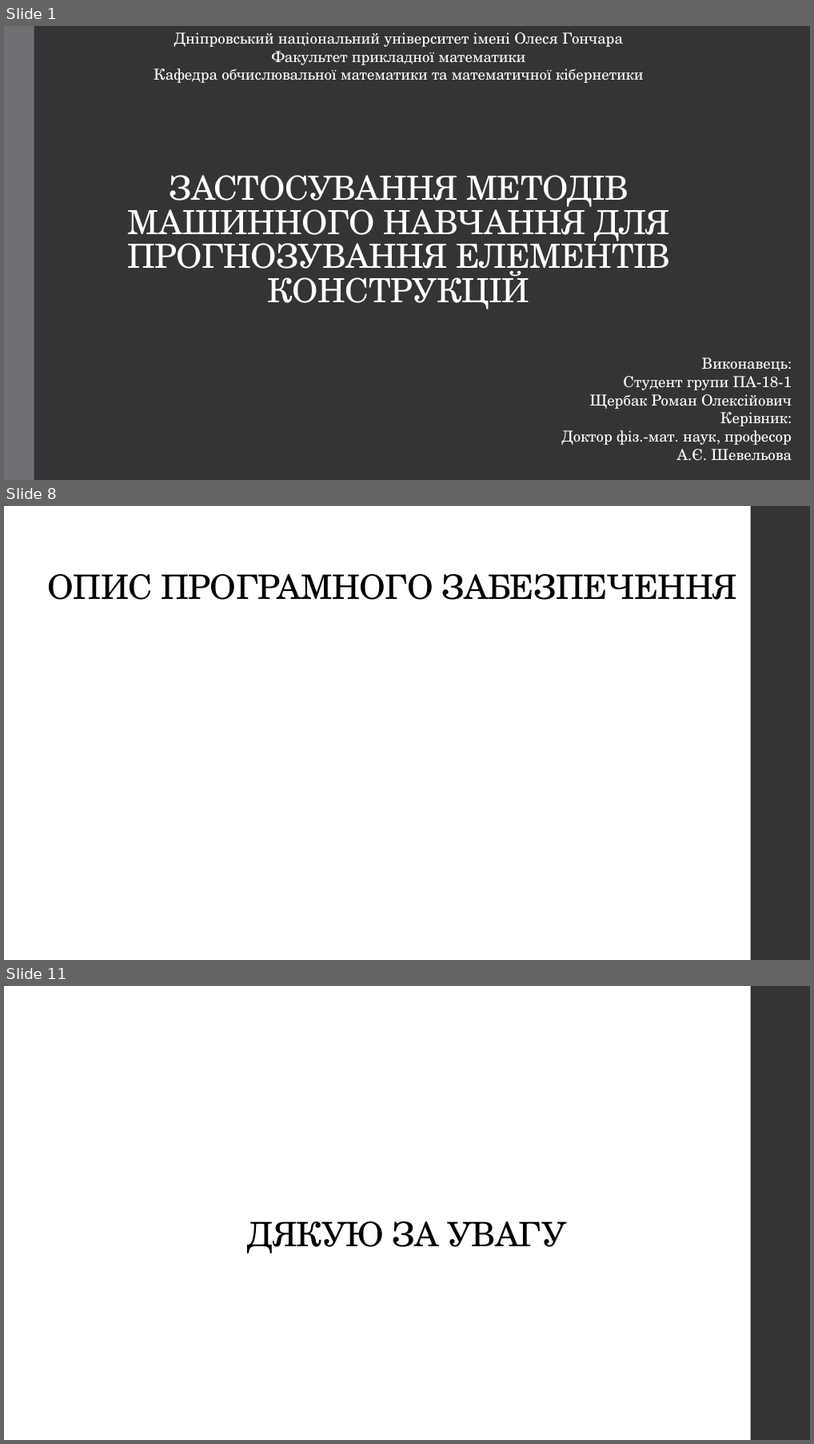
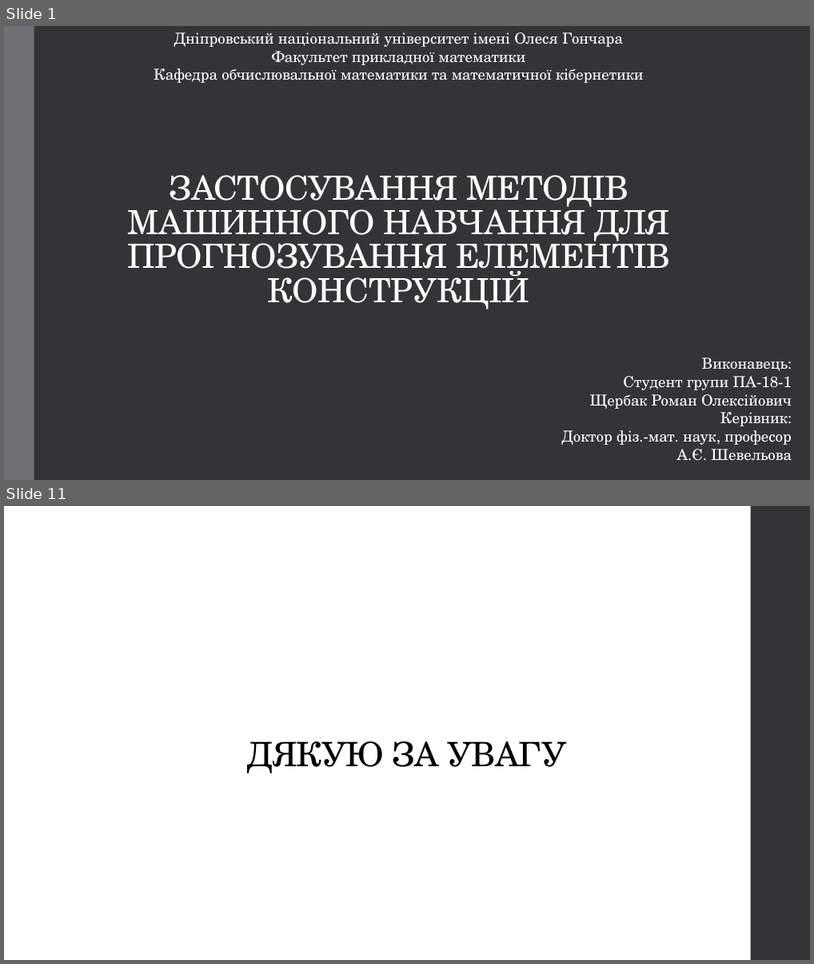
Before and after one commit to Romchyk-S/Thesis, a slide deck: Застосування методів машинного навчання для прогнозування елементів конструкцій.pptx. Shown one above the other, each under a label of ours: slides 1, 8 and 11 before the commit, slides 1 and 11 after it; the slides between them are not shown. The pictures are 814x1444 and 814x964 pixels, drawn with LibreOffice and Linux fonts; fonts in the diff are those of the drawing. Boxes give left, top, right and bottom in pixels: in the first picture for what was removed or moved away, otherwise in the second. Text is boxed around its words. In the diff, an @@ line names an element or a change of style, - is before the commit and + after.

```diff
--- a/Застосування методів машинного навчання для прогнозування елементів конструкцій.pptx
+++ b/Застосування методів машинного навчання для прогнозування елементів конструкцій.pptx
@@ slide 8 removed at (4,506,810,960), background #FFFFFF; not listed: 1 template element that a slide beside it also shows @@
@@ title removed at (48,574,738,600) @@
-ОПИС ПРОГРАМНОГО ЗАБЕЗПЕЧЕННЯ
```
Also in this commit, not shown: 3 slides changed, 6 slides added, 5 other slides removed, 2 other files.
